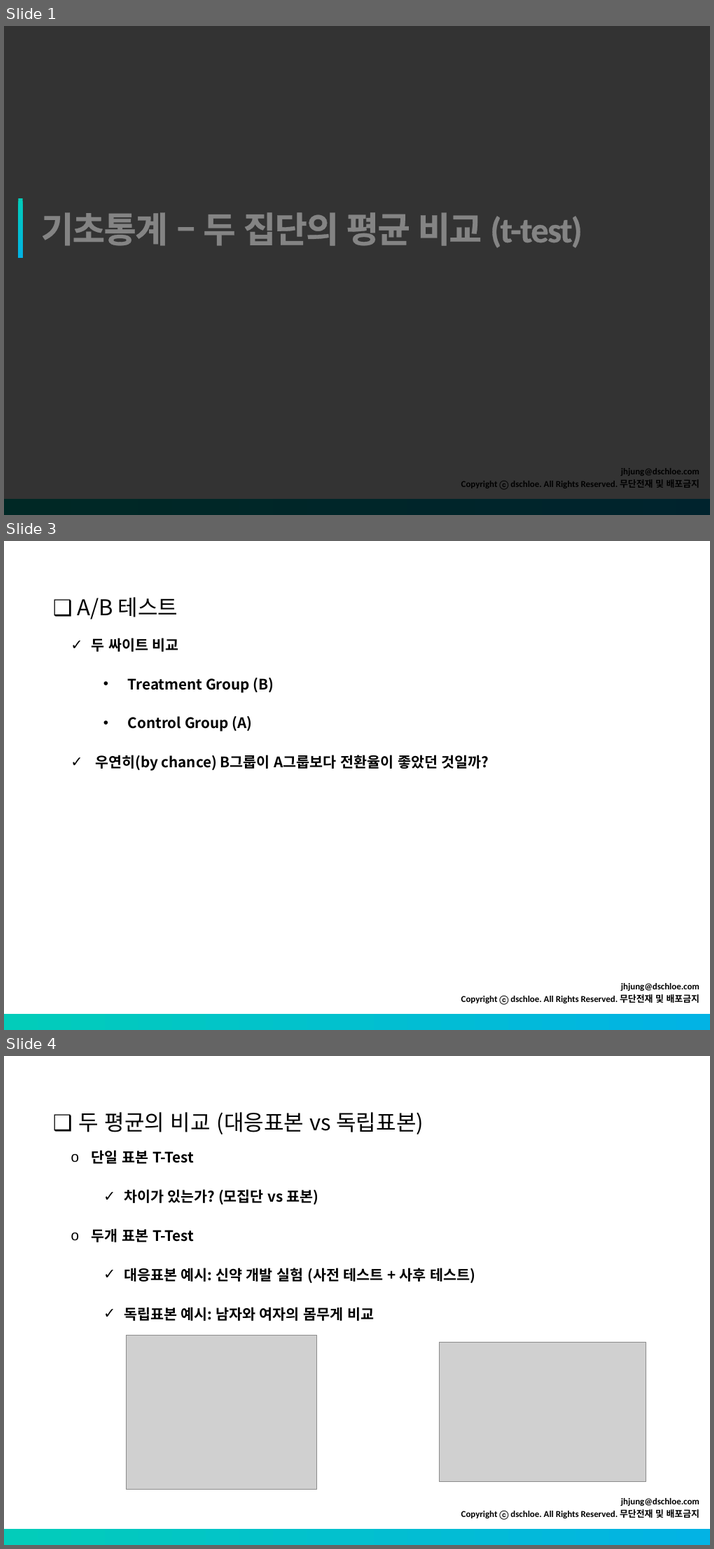
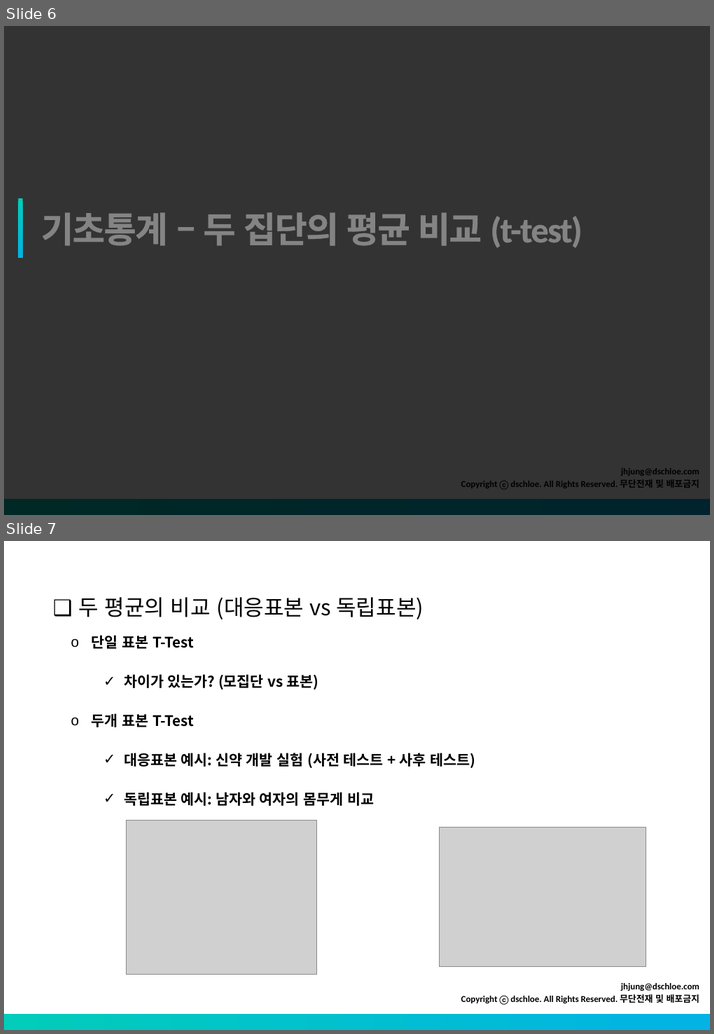
Before and after one commit to ycko725/R_edu, a slide deck: source_2021/2_day_stat_regression/source/기초통계 - t-test.pptx. Shown one above the other, each under a label of ours: slides 1, 3 and 4 before the commit, slides 6 and 7 after it; the slides between them are not shown. The pictures are 714x1549 and 714x1034 pixels, drawn with LibreOffice and Linux fonts; fonts in the diff are those of the drawing; grey boxes stand for pictures. Boxes give left, top, right and bottom in pixels: in the first picture for what was removed or moved away, otherwise in the second. Text is boxed around its words. In the diff, an @@ line names an element or a change of style, - is before the commit and + after.

```diff
--- a/source_2021/2_day_stat_regression/source/기초통계 - t-test.pptx
+++ b/source_2021/2_day_stat_regression/source/기초통계 - t-test.pptx
@@ slide 3 removed at [4, 541, 710, 1030], background #FFFFFF; not listed: 2 template elements that a slide beside it also shows @@
@@ text removed at [78, 597, 178, 619] @@
-❑ A/B 테스트
@@ text removed at [92, 638, 489, 771] @@
-✓ 두 싸이트 비교
-  • Treatment Group (B)
-  • Control Group (A)
-✓ 우연히(by chance) B그룹이 A그룹보다 전환율이 좋았던 것일까?
@@ what was slide 1 is now slide 6 @@
@@ what was slide 4 is now slide 7 @@
```
Also in this commit, not shown: 1 slide changed, 4 slides added, 2 other slides removed, 1 other file.
